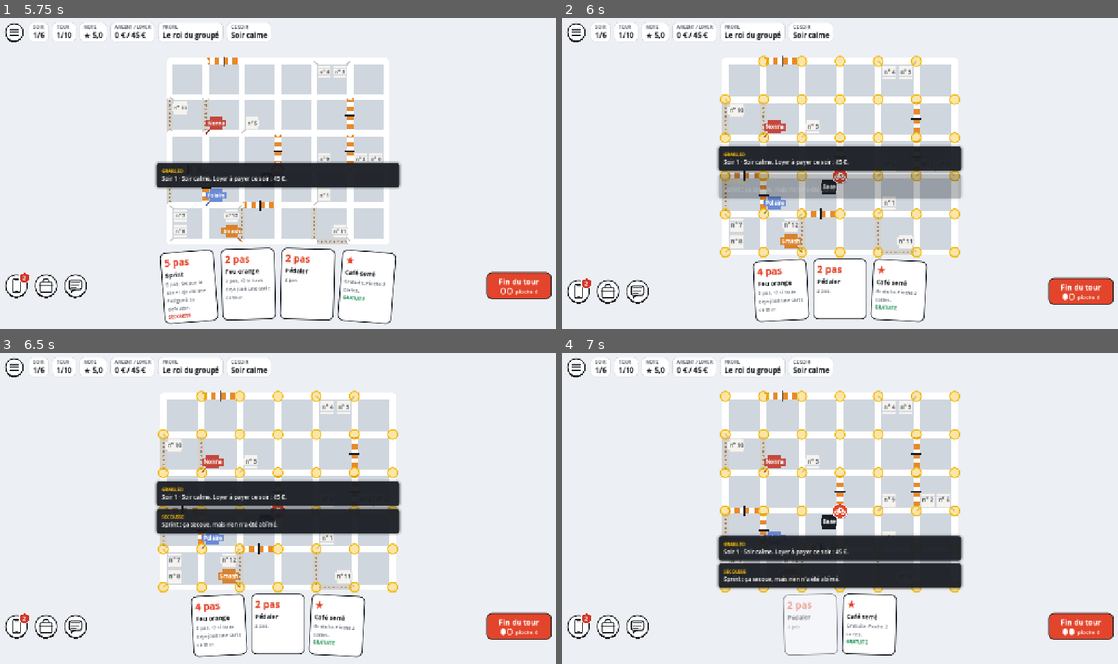
Above: before the commit, frames 1-4 (two rows, left to right).
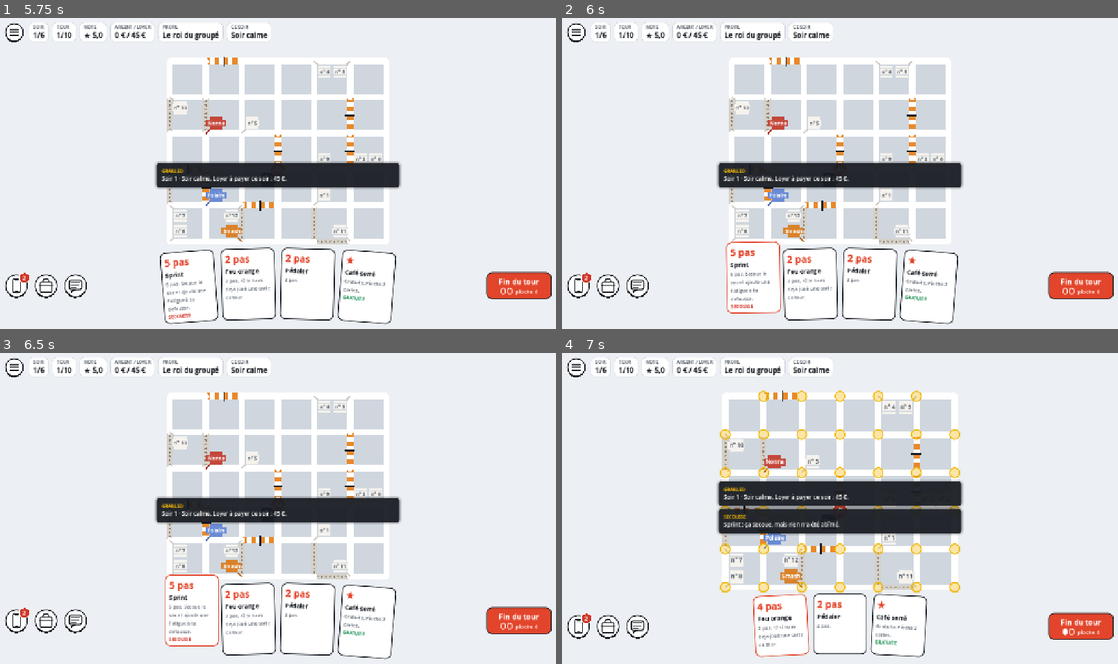
Above: after the commit, the same moments.

Repository: guillaume-petit/stack-and-ride
Game: Godot game, scene res://ui/main.tscn
Two runs of this game, one before a commit and one after it. Both use one fixed random seed, a clock stepped at 60 frames per second and the inputs below.
Inputs (mouse positions are in pixels of both pictures, inside the frame that each line leads up to):
- Up to frame 1 (5.75 s): click "Nouvelle partie" at 0.5 s; tap Enter at 1.25, 2.75, 4.25 s; move the mouse to (278, 173) at 1.27 s; tap R every 0.75 s from 1.35 to 5.1 s; click (278, 173) at 1.42 s; tap Space at 2, 3.5, 5 s; move the mouse to (16, 33) at 2.02 s; click (16, 33) at 2.17 s; move the mouse to (16, 291) at 2.77 s; click (16, 291) at 2.92 s; move the mouse to (44, 291) at 3.52 s; click (44, 291) at 3.67 s; move the mouse to (77, 291) at 4.27 s; click (77, 291) at 4.42 s; move the mouse to (211, 161) at 5.02 s; click (211, 161) at 5.17 s
- Up to frame 2 (6 s): move the mouse to (751, 285) at 5.77 s; tap R at 5.85 s; click (751, 285) at 5.92 s
- Up to frame 3 (6.5 s): no input
- Up to frame 4 (7 s): move the mouse to (778, 626) at 6.52 s; tap R at 6.6 s; click (778, 626) at 6.67 s

Frame 1 is identical in both runs. In frame 2, 18% of the frame differs, in the area x 0-100%, y 12-99%; in frame 3, 17%; in frame 4, 17%.

Commit message:
Fewer help bubbles; pick a card before playing it
- Each help bubble shows by itself once per session, then only after 8 s without any action.
- A first click on a card picks it (it rises, straight, outlined); a second click plays it.
  Picking clicks, playing swishes.

Co-Authored-By: Claude Opus 5.5 <noreply@anthropic.com>
Claude-Session: https://claude.ai/code/session_01QMameYGXNLa9kQYb7xwK9H

Diff:
--- a/tests/ui/test_game_screen.gd
+++ b/tests/ui/test_game_screen.gd
@@ -12,6 +12,7 @@
 		screen.free()
 	screen = (load("res://ui/game/game_screen.tscn") as PackedScene).instantiate()
 	screen.run_seed = 3
+	GameScreen.helps_seen.clear()
 	screen.start()
 
 
@@ -91,6 +92,33 @@
 	screen.refresh()
 	screen._update_help()
 	assert_true(screen._help_key in ["HELP_MOVE", "HELP_MOVE_TOUCH"], "then the map")
+
+
+func test_a_help_shows_once_then_only_after_a_pause() -> void:
+	screen.game.choose_profile(&"combo")
+	screen.refresh()
+	screen._update_help()
+	assert_eq(screen._help.text(), UiText.t("HELP_ACCEPT"), "the first time")
+	screen._help.hide()
+	screen._update_help()
+	assert_eq(screen._help.text(), "", "not again by itself")
+	screen._update_help(true)
+	assert_eq(screen._help.text(), UiText.t("HELP_ACCEPT"), "after a pause")
+
+
+func test_a_card_is_picked_then_played() -> void:
+	screen.game.choose_profile(&"combo")
+	var state := screen.game.state
+	state.piles.hand = [&"ped2", &"ped3"] as Array[StringName]
+	screen.refresh()
+	screen._fan._cards[1].pressed.emit()
+	assert_eq(screen._fan.picked(), 1, "picked")
+	assert_eq(state.steps, 0, "not played yet")
+	screen._fan._cards[0].pressed.emit()
+	assert_eq(screen._fan.picked(), 0, "another card picked instead")
+	screen._fan._cards[0].pressed.emit()
+	assert_eq(state.steps, 2, "played")
+	assert_eq(screen._fan.picked(), -1)
 
 
 func test_a_help_that_faded_does_not_come_back() -> void:
--- a/tests/ui/test_touch.gd
+++ b/tests/ui/test_touch.gd
@@ -11,6 +11,7 @@
 		screen.free()
 	screen = (load("res://ui/game/game_screen.tscn") as PackedScene).instantiate()
 	screen.run_seed = 3
+	GameScreen.helps_seen.clear()
 	screen.narrow = true
 	screen.portrait = true
 	screen.start()
--- a/ui/game/game_screen.gd
+++ b/ui/game/game_screen.gd
@@ -36,6 +36,8 @@
 const HAND_OVERLAP := 24.0
 const APP_SIZE := Vector2(340, 500)
 const HISTORY_SIZE := Vector2(380, 440)
+## Seconds without any action before a help already seen shows again.
+const IDLE_HELP_SECONDS := 8.0
 
 ## Seed of the run; a random one when negative. Set it before adding the screen to the tree.
 var run_seed: int = -1
@@ -77,8 +79,12 @@
 var _menu_open: bool = false
 ## The bag was opened by taking a dish: it closes once the dish is stowed.
 var _bag_opened_by_take := false
-## Help last shown, to show a bubble only when it changes.
+## Help that applies now ("" when none).
 var _help_key: String = ""
+## Helps already shown once in this session (kept when a new run starts).
+static var helps_seen: Dictionary[String, bool] = {}
+## Counts the seconds without any action of the player, to show a help again.
+var _idle_timer: Timer
 ## History entries already shown as animations.
 var _events_shown: int = 0
 ## Seconds the courier's ride lasts after the last move (what happens at the end waits for it).
@@ -173,6 +179,10 @@
 	_help = HelpBubble.new()
 	# The help waits for the messages to go, not to cover them.
 	_toast.cleared.connect(_update_help)
+	_idle_timer = Timer.new()
+	_idle_timer.one_shot = true
+	_idle_timer.timeout.connect(_update_help.bind(true))
+	add_child(_idle_timer)
 	add_child(_help)
 	_build_panes()
 	add_child(_toast)
@@ -203,7 +213,7 @@
 	_fan.size_flags_horizontal = Control.SIZE_EXPAND_FILL
 	if narrow:
 		_fan.card_size = HandFan.CARD_SIZE * NARROW_CARD_SCALE
-	_fan.card_clicked.connect(func(index: int) -> void: _after(game.play_card(index)))
+	_fan.card_clicked.connect(func(index: int) -> void: _after(_sound_if_done(game.play_card(index), Sfx.Sound.CARD)))
 
 	_bottom = _margins(MarginContainer.new(), EDGE, safe)
 	_bottom.add_theme_constant_override("margin_top", 0)
@@ -414,6 +424,7 @@
 	if is_inside_tree():
 		_layout.call_deferred()
 		_update_help.call_deferred()
+		_restart_idle()
 
 
 func _refresh_icons() -> void:
@@ -488,18 +499,17 @@
 			HelpBubble.Placement.BELOW)
 
 
-## Points a help bubble at what to use next, when that changes. Nothing while a window is open:
-## the bag and the app explain themselves.
-func _update_help() -> void:
+## Points a help bubble at what to use next. Each help shows by itself only the first time it
+## applies (in the session); after that, only when the player does nothing for a while (idle).
+## Nothing while a window is open: the bag and the app explain themselves.
+func _update_help(idle: bool = false) -> void:
 	if game == null:
 		return
 	var state := game.state
 	var key := ""
 	var text := ""
 	var target := Vector2.ZERO
-	var placement := HelpBubble.Placement.ABOVE
-	if _toast.text() != "" and is_inside_tree():
-		return
+	var touch := Device.touch_screen()
 	if state.phase != GameState.Phase.PLAYING or pane != Pane.NONE or _overlay.visible:
 		pass
 	elif state.bag.held != null or not state.bag.aside_items().is_empty():
@@ -512,23 +522,38 @@
 		key = "HELP_ACCEPT"
 		target = _top_of(_app_button)
 	elif state.steps > 0:
-		key = "HELP_MOVE_TOUCH" if Device.touch_screen() else "HELP_MOVE"
+		key = "HELP_MOVE_TOUCH" if touch else "HELP_MOVE"
 		target = _city.point_of(state.courier_position) - Vector2(0, _city.spacing() * 0.35)
 	elif _can_play_a_card():
-		key = "HELP_PLAY_CARDS"
+		key = "HELP_PLAY_CARDS_TOUCH" if touch else "HELP_PLAY_CARDS"
 		text = UiText.t(key) % state.max_paid_cards()
 		target = _top_of(_fan)
 	else:
 		key = "HELP_END_TURN"
 		target = _top_of(_end_button)
-	# Only when the help changes: a bubble that faded or was dismissed does not come back.
-	if key == _help_key:
-		return
-	_help_key = key
-	if key == "":
+	if key != _help_key:
+		_help_key = key
 		_help.hide()
-	else:
-		_help.point_at(text if text != "" else UiText.t(key), target, placement)
+	if key == "" or _help.visible:
+		return
+	# The help waits for the messages to go (Toast.cleared calls this again).
+	if _toast.text() != "" and is_inside_tree():
+		return
+	if helps_seen.has(key) and not idle:
+		return
+	helps_seen[key] = true
+	_help.point_at(text if text != "" else UiText.t(key), target, HelpBubble.Placement.ABOVE)
+
+
+## The player did something: the help waits again for a pause before coming back.
+func _restart_idle() -> void:
+	if is_inside_tree():
+		_idle_timer.start(IDLE_HELP_SECONDS)
+
+
+func _input(event: InputEvent) -> void:
+	if (event is InputEventMouseButton or event is InputEventKey or event is InputEventScreenTouch) and event.is_pressed():
+		_restart_idle()
 
 
 func _top_of(control: Control) -> Vector2:
--- a/ui/game/hand_fan.gd
+++ b/ui/game/hand_fan.gd
@@ -1,9 +1,10 @@
 class_name HandFan
 extends Control
 ## The cards in hand, fanned out at the bottom of the screen as if held: they overlap when the
-## screen is narrow, each one slightly turned. A card that cannot be played now is greyed out;
-## clicking a card emits card_clicked with its index in the hand. The cards are dealt (they
-## appear one after the other) at each new turn.
+## screen is narrow, each one slightly turned. A card that cannot be played now is greyed out.
+## A first click on a card picks it (it rises out of the hand); a second click on it plays it
+## (card_clicked, with its index in the hand). The cards are dealt (they appear one after the
+## other) at each new turn.
 ##
 ## The cards are placed by hand, not by a container: a container would reset their rotation.
 
@@ -16,6 +17,9 @@
 const GAP := 8.0
 ## Room left on each side of the hand.
 const SIDE := 14.0
+## How high the picked card rises, and how long it takes.
+const RAISE := 26.0
+const RAISE_SECONDS := 0.12
 
 var game: Game
 ## Size of a card (smaller on a phone).
@@ -26,6 +30,9 @@
 var _height: float = 0.0
 var _empty: Label
 var _dealt_turn: int = -1
+## Index of the picked card (-1: none), and the hand it was picked in.
+var _picked: int = -1
+var _picked_hand: Array[StringName] = []
 
 
 func _init() -> void:
@@ -47,10 +54,14 @@
 	var deal := turn != _dealt_turn and state.phase == GameState.Phase.PLAYING
 	if deal:
 		_dealt_turn = turn
+	# The pick is kept while the hand stays the same (another action refreshed the screen).
+	if state.piles.hand != _picked_hand or state.phase != GameState.Phase.PLAYING \
+			or (_picked >= 0 and game.card_problem(_picked) != Game.Problem.NONE):
+		_picked = -1
 	for index in state.piles.hand.size():
 		var card := make_card(game, index, card_size.x)
 		card.custom_minimum_size = card_size
-		card.pressed.connect(func() -> void: card_clicked.emit(index))
+		card.pressed.connect(_on_card_pressed.bind(index))
 		add_child(card)
 		_cards.append(card)
 	_empty.visible = _cards.is_empty()
@@ -64,8 +75,24 @@
 			Motion.appear(_cards[index], index * Motion.STAGGER, true)
 
 
-## Spreads the cards along the width, overlapping them if needed, the middle ones higher.
-func _place() -> void:
+## Index of the picked card, -1 when none.
+func picked() -> int:
+	return _picked
+
+
+func _on_card_pressed(index: int) -> void:
+	if index == _picked:
+		_picked = -1
+		card_clicked.emit(index)
+		return
+	_picked = index
+	_picked_hand = game.state.piles.hand.duplicate()
+	_place(true)
+
+
+## Spreads the cards along the width, overlapping them if needed, the middle ones higher; the
+## picked card stands straight above the others. animate: the cards glide to their place.
+func _place(animate: bool = false) -> void:
 	var count := _cards.size()
 	if count == 0:
 		return
@@ -77,10 +104,20 @@
 	for index in count:
 		var card := _cards[index]
 		var offset := index - middle
+		var picked := index == _picked
 		card.size = Vector2(card_size.x, _height)
 		card.pivot_offset = Vector2(card_size.x / 2, card.size.y)
-		card.position = Vector2(left + index * step, DROP + offset * offset * DROP * 0.6)
-		card.rotation_degrees = offset * TILT_DEGREES
+		card.z_index = 1 if picked else 0
+		card.lit = picked
+		var at := Vector2(left + index * step, DROP + offset * offset * DROP * 0.6 - (RAISE if picked else 0.0))
+		var turn := 0.0 if picked else offset * TILT_DEGREES
+		if animate and is_inside_tree():
+			var tween := card.create_tween().set_parallel().set_trans(Tween.TRANS_QUAD).set_ease(Tween.EASE_OUT)
+			tween.tween_property(card, "position", at, RAISE_SECONDS)
+			tween.tween_property(card, "rotation_degrees", turn, RAISE_SECONDS)
+		else:
+			card.position = at
+			card.rotation_degrees = turn
 
 
 ## A card of the hand: its steps (or a star), name, description and tags. Greyed out when it
@@ -90,7 +127,8 @@
 	var card: CardData = state.content.cards[state.piles.hand[index]]
 	var tired := card.removed_when_played
 	var view := ClickCard.new(UiStyle.ROAD if tired else UiStyle.PANEL, UiStyle.INK, tired)
-	view.sound = Sfx.Sound.CARD
+	# Picking a card clicks; playing it swishes (GameScreen).
+	view.sound = Sfx.Sound.CLICK
 	var value := UiText.t("CARD_STEPS") % p_game.card_steps(card.id) if card.gives_steps() else ("…" if tired else "★")
 	view.add(UiStyle.label(value, UiStyle.BIG_FONT_SIZE - 4, UiStyle.MUTED if tired else UiStyle.ACCENT, true))
 	view.add(UiStyle.label(UiText.name_of(card), UiStyle.FONT_SIZE - 1, UiStyle.INK, true))
--- a/ui/style/click_card.gd
+++ b/ui/style/click_card.gd
@@ -12,6 +12,12 @@
 		disabled = value
 		mouse_default_cursor_shape = Control.CURSOR_ARROW if value else Control.CURSOR_POINTING_HAND
 		modulate.a = 0.45 if value else 1.0
+		_update_style()
+
+## Shown with the hover look even without the mouse, e.g. the card picked in the hand.
+var lit: bool = false:
+	set(value):
+		lit = value
 		_update_style()
 
 ## Contents go in this box.
@@ -71,7 +77,7 @@
 
 
 func _update_style() -> void:
-	add_theme_stylebox_override("panel", _hover if _hovered and not disabled else _normal)
+	add_theme_stylebox_override("panel", _hover if (_hovered or lit) and not disabled else _normal)
 
 
 static func _ignore_mouse(control: Control) -> void:
Not shown, changed: i18n/fr.po
